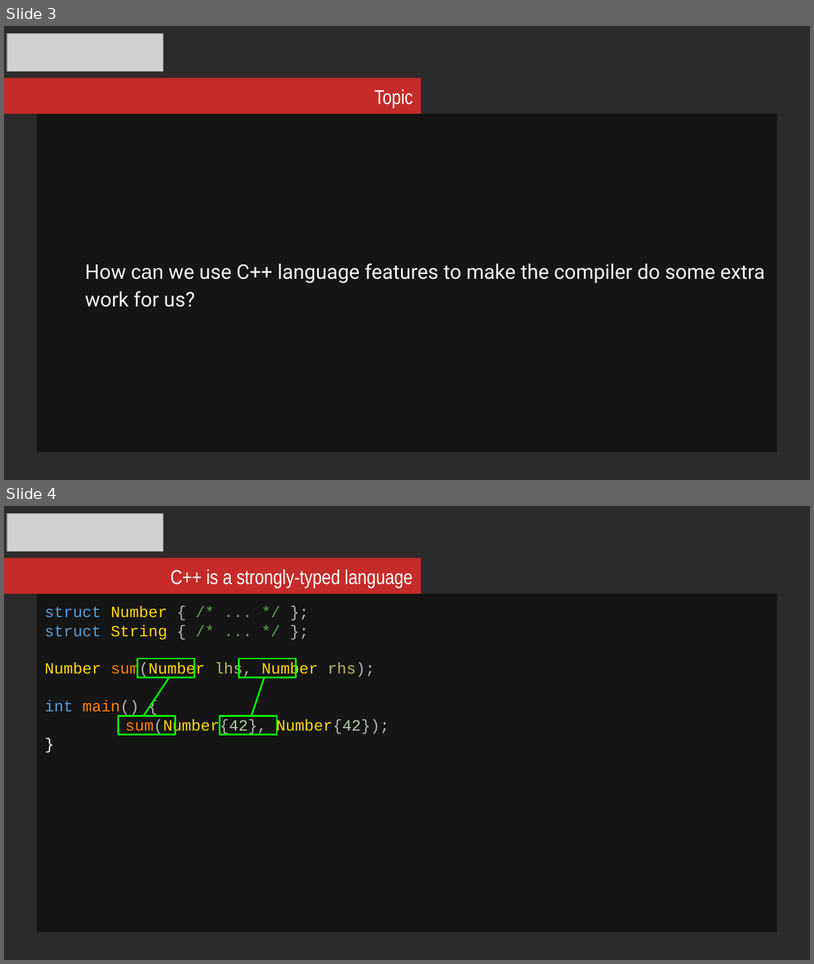
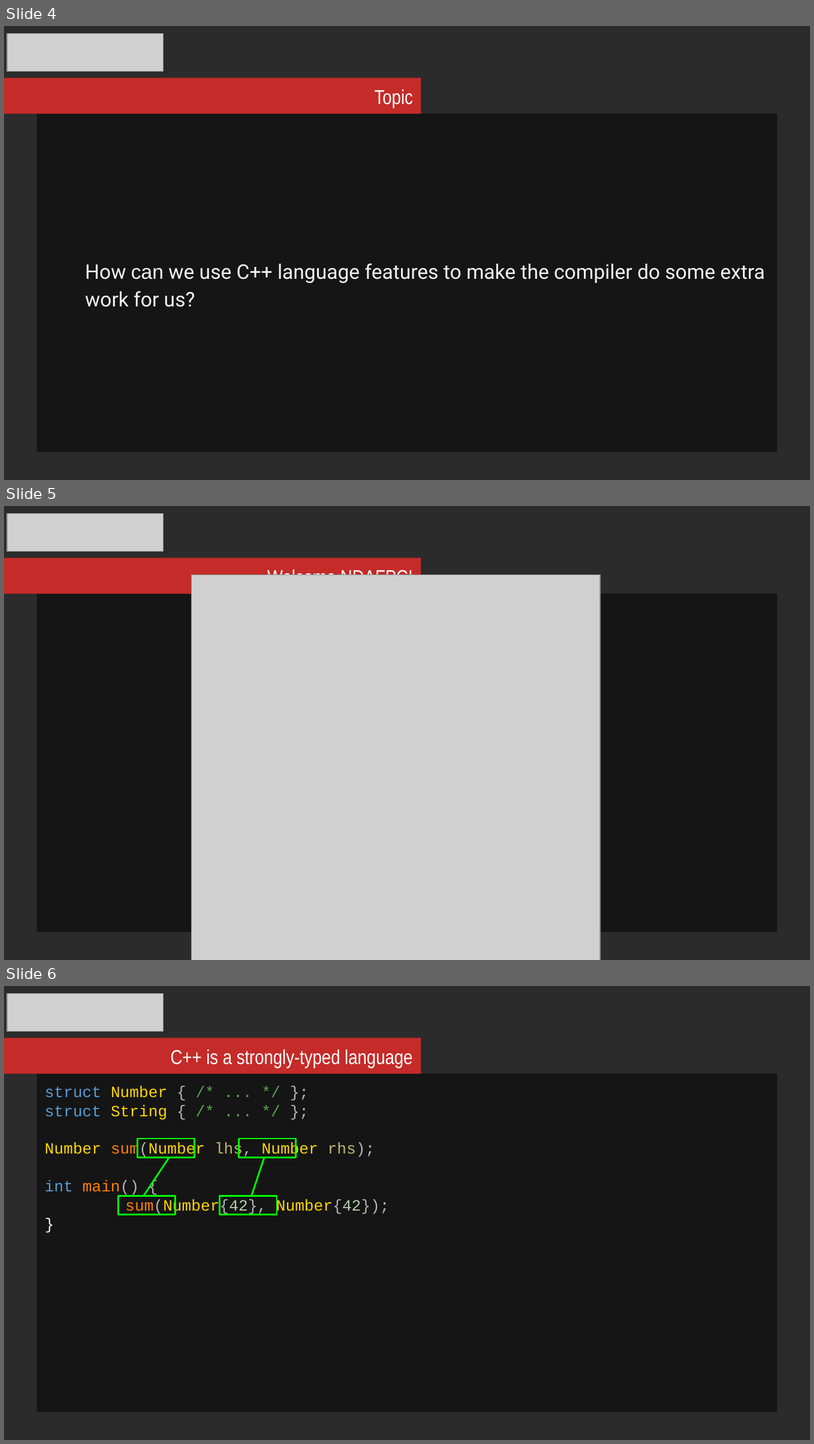
Before and after one commit to mikosz/type-safety, a slide deck: ask-not-what-you-can-do-for-the-compiler.odp. Shown one above the other, each under a label of ours: slides 3 and 4 before the commit, slides 4, 5 and 6 after it. The pictures are 814x964 and 814x1444 pixels, drawn with LibreOffice and Linux fonts; fonts in the diff are those of the drawing; grey boxes stand for pictures; background and template pictures are left out; a plain dark background stands for a picture behind light text. Boxes give left, top, right and bottom in pixels: in the first picture for what was removed or moved away, otherwise in the second. Text is boxed around its words. In the diff, an @@ line names an element or a change of style, - is before the commit and + after.

Commit message:
Updated presentation - images

```diff
--- a/ask-not-what-you-can-do-for-the-compiler.odp
+++ b/ask-not-what-you-can-do-for-the-compiler.odp
@@ slide 5 added at (x1=4, y1=506, x2=810, y2=960), background picture (left out) @@
@@ picture added at (x1=7, y1=513, x2=164, y2=551) @@
@@ rectangle added at (x1=4, y1=558, x2=421, y2=593), fill #C52B28 @@
@@ picture added at (x1=191, y1=574, x2=600, y2=960) @@
@@ text added at (x1=267, y1=568, x2=413, y2=575), 18 pt, text #FFFFFF @@
+Welcome NDAFPC!
@@ rectangle added at (x1=37, y1=594, x2=777, y2=932), fill #000000 at 51% opacity @@
@@ what was slide 3 is now slide 4 @@
@@ what was slide 4 is now slide 6 @@
```
Also in this commit, not shown: 29 slides changed, 6 other slides added, 13 other files.
